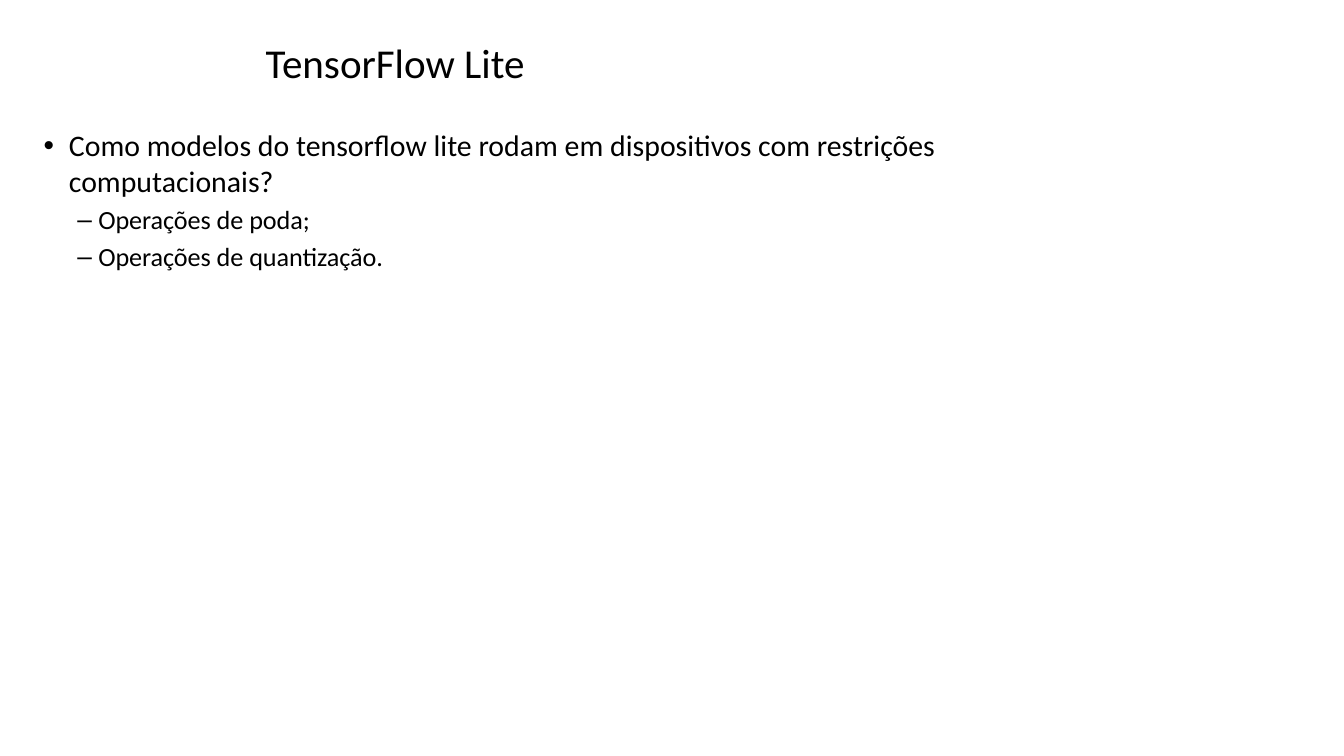
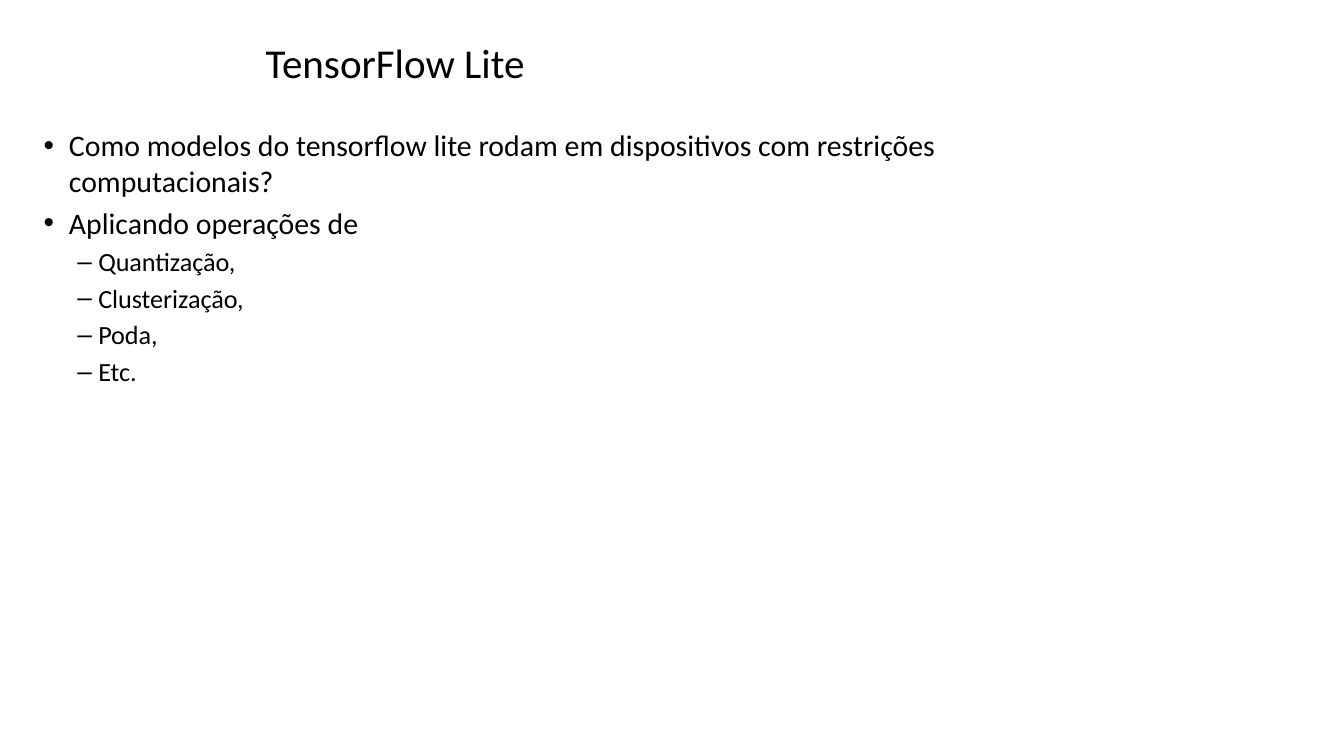
Before and after one commit to zz4fap/tp557-iot-ml, a slide deck: slide 32 of slides/TP557_14_introducao_tensorflowlite.pptx. Drawn at 1344x756 pixels with LibreOffice and Linux fonts; fonts in the diff are those of the drawing; background and template pictures are left out. Boxes give left, top, right and bottom in pixels: in the first picture for what was removed or moved away, otherwise in the second. Text is boxed around its words. In the diff, an @@ line names an element or a change of style, - is before the commit and + after.

```diff
--- a/slides/TP557_14_introducao_tensorflowlite.pptx
+++ b/slides/TP557_14_introducao_tensorflowlite.pptx
@@ text at box(69, 213, 358, 381): text changed @@
-  – Operações de poda;
-  – Operações de quantização.
+• Aplicando operações de
+  – Quantização,
+  – Clusterização,
+  – Poda,
+  – Etc.
```
Also in this commit, not shown: 26 other slides changed.
